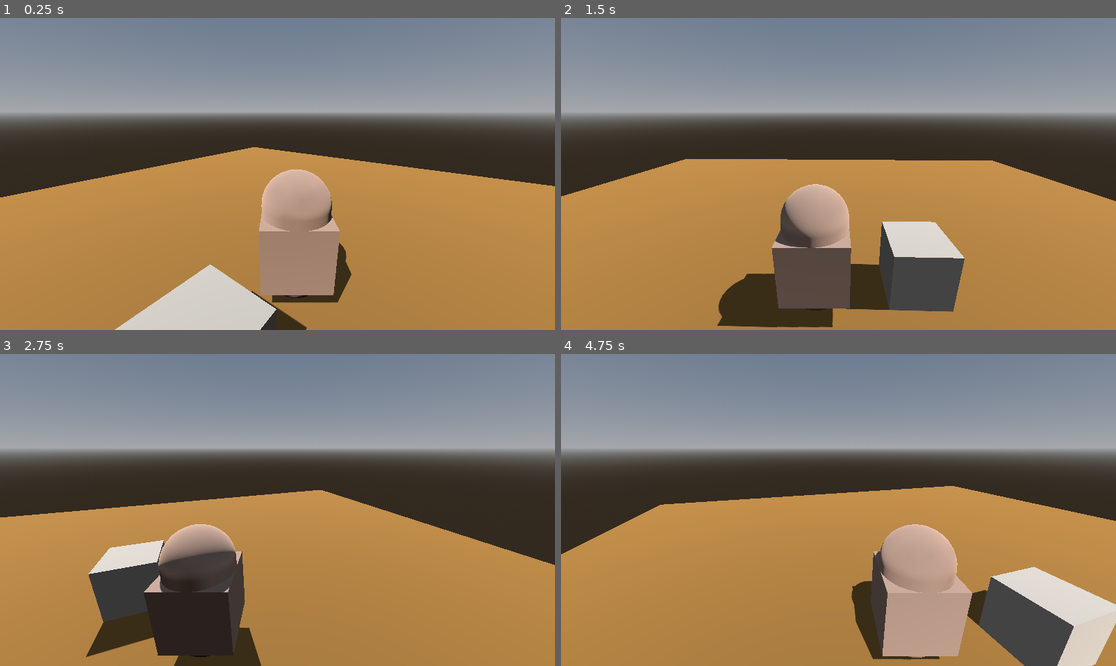
Above: before the commit, frames 1-4 (two rows, left to right).
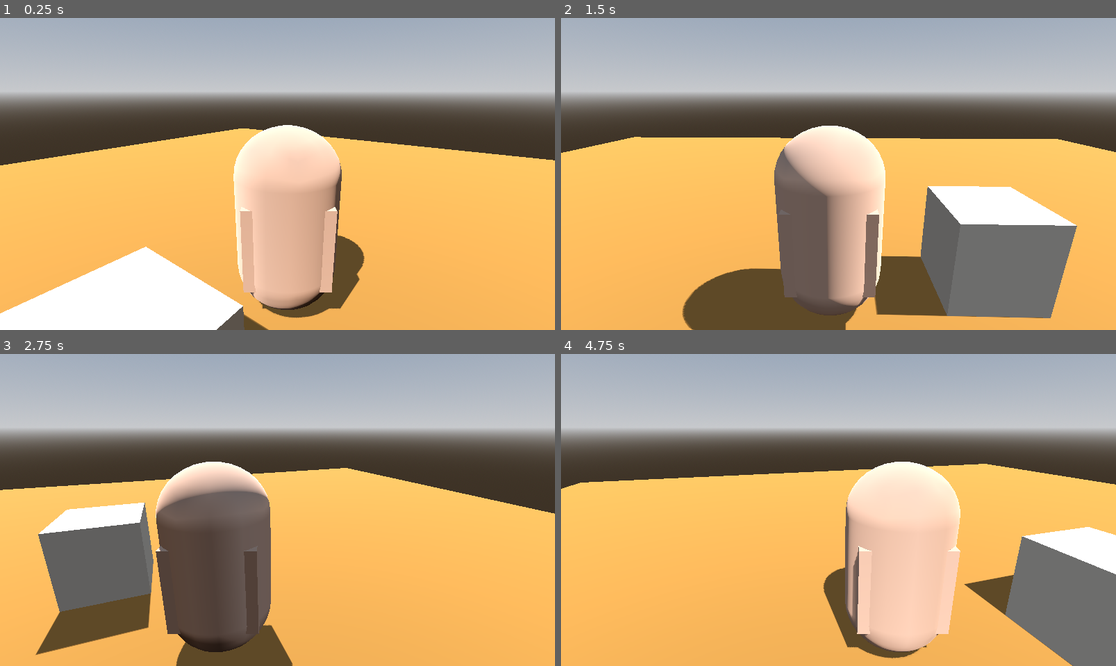
Above: after the commit, the same moments.

Repository: blendegames/SHR
Game: Godot game, scene res://main_test_scene.tscn
Same seed, same stepped clock (60 frames per second), same inputs: the game is played once before the commit and once after it.
Inputs:
- Up to frame 1 (0.25 s): no input
- Up to frame 2 (1.5 s): hold D (right) 0.53-1.28 s; hold S (down) from 1.28 s (still down)
- Up to frame 3 (2.75 s): release S (down) at 2.03 s; hold D (right) from 2.03 s (still down)
- Up to frame 4 (4.75 s): release D (right) at 2.78 s; hold W (up) 2.78-3.53 s; hold A (left) from 3.53 s (still down)

The runs differ from the first frame. In frame 1, 92% of the frame differs, in the area x 0-100%, y 0-100%; in frame 2, 92%; in frame 3, 90%; in frame 4, 94%.

Commit message:
Start of the camera system!
I was thinking of adding a virtual point that will change in rotation speed by itself. Idk if can just make the lerp system work better, but that would be by solution for now...

Diff:
--- a/Code/CameraCode.gd
+++ b/Code/CameraCode.gd
@@ -1,8 +1,14 @@
 extends Camera3D
+
+#This enum lists all the possible states the camera can be in.
+enum States {ROAD, SIDEWALK}
+
+#This variable keeps track of the camera's current state.
+var state: States = States.ROAD
 
 @export var PlayerBody : CharacterBody3D
 @export_range(1.0,10.0) var radius : float
-@export_range(1.0,20.0) var speed : float
+@export_range(1.0,20.0) var speed : float = 10.0
 
 const ZoffsetMax = 2.0
 
@@ -13,14 +19,18 @@
 
 # Called every frame. 'delta' is the elapsed time since the previous frame.
 func _physics_process(delta: float) -> void:
-	global_rotation.y = PlayerBody.global_rotation.y
-	global_rotation.x = PlayerBody.global_rotation.x - deg_to_rad(17.0)
-	global_rotation.z = PlayerBody.global_rotation.z
+	if state == States.ROAD:
+		global_rotation.y = PlayerBody.global_rotation.y
+		global_rotation.x = PlayerBody.global_rotation.x - deg_to_rad(17.0)
+		global_rotation.z = PlayerBody.global_rotation.z
 
-	var position_cam_x = radius * sin(PlayerBody.rotation.y)
-	var position_cam_z = radius * cos(PlayerBody.rotation.y)
+		var position_cam_x = radius * sin(PlayerBody.rotation.y)
+		var position_cam_z = radius * cos(PlayerBody.rotation.y)
 
-	#global_position.y = PlayerBody.global_position.y + 1.0
-	#global_position.x = PlayerBody.global_position.x + position_cam_x
-	#global_position.z = PlayerBody.global_position.z + position_cam_z
-	global_position = global_position.lerp(Vector3(PlayerBody.global_position.x + position_cam_x, PlayerBody.global_position.y + 2.0, PlayerBody.global_position.z + position_cam_z), delta * speed)
+		#global_position.y = PlayerBody.global_position.y + 1.0
+		#global_position.x = PlayerBody.global_position.x + position_cam_x
+		#global_position.z = PlayerBody.global_position.z + position_cam_z
+
+		global_position = global_position.lerp(Vector3(PlayerBody.global_position.x + position_cam_x, PlayerBody.global_position.y + 1.2, PlayerBody.global_position.z + position_cam_z), delta * speed)
+	elif state == States.SIDEWALK:
+		pass
--- a/Code/PlayerMovement.gd
+++ b/Code/PlayerMovement.gd
@@ -19,6 +19,7 @@
 	var direction := transform.basis * Vector3(0, 0, walk)
 
 	if direction:
+		#print(direction)
 		#It's important to keep x axis even if the z axis is the only axis that is modified, because it wouldn't be able to move in any other directions other than it's z axis??
 		velocity.x = direction.x * SPEED * delta
 		velocity.z = direction.z * SPEED * delta
@@ -27,7 +28,7 @@
 		velocity.x = move_toward(velocity.x, 0, SPEED)
 		velocity.z = move_toward(velocity.z, 0, SPEED)
 
-	if rot:
+	if rot >= 0.16 || rot <= -0.16:
 		rotate_object_local(Vector3(0,1,0), rot * ROT_SPEED * delta)
 		#print(DebugCamera.rotation_degrees)
 	else:
--- a/main_test_scene.tscn
+++ b/main_test_scene.tscn
@@ -21,17 +21,21 @@
 [sub_resource type="ConcavePolygonShape3D" id="ConcavePolygonShape3D_808s8"]
 data = PackedVector3Array(-0.5, 0.5, 0.5, 0.5, 0.5, 0.5, -0.5, -0.5, 0.5, 0.5, 0.5, 0.5, 0.5, -0.5, 0.5, -0.5, -0.5, 0. …(500 unchanged characters)…
 
-[sub_resource type="ProceduralSkyMaterial" id="ProceduralSkyMaterial_g8iyb"]
+[sub_resource type="ProceduralSkyMaterial" id="ProceduralSkyMaterial_mtg6t"]
 
-[sub_resource type="Sky" id="Sky_808s8"]
-sky_material = SubResource("ProceduralSkyMaterial_g8iyb")
+[sub_resource type="Sky" id="Sky_5cr4c"]
+sky_material = SubResource("ProceduralSkyMaterial_mtg6t")
 
 [sub_resource type="Environment" id="Environment_r5nid"]
 background_mode = 2
-sky = SubResource("Sky_808s8")
+sky = SubResource("Sky_5cr4c")
+reflected_light_source = 2
+tonemap_mode = 2
 ssao_enabled = true
 fog_density = 0.1344
-volumetric_fog_density = 0.3053
+volumetric_fog_enabled = true
+volumetric_fog_density = 0.2
+volumetric_fog_length = 20.0
 
 [sub_resource type="CapsuleShape3D" id="CapsuleShape3D_g8iyb"]
 
@@ -64,6 +68,13 @@
 [node name="CollisionShape3D" type="CollisionShape3D" parent="environment/Wall/StaticBody3D"]
 shape = SubResource("ConcavePolygonShape3D_808s8")
 
+[node name="OmniLight3D" type="OmniLight3D" parent="environment"]
+transform = Transform3D(1, 0, 0, 0, 1, 0, 0, 0, 1, 0, 1.7450438, 1.0954878)
+visible = false
+shadow_enabled = true
+shadow_bias = 0.05
+shadow_blur = 3.0
+
 [node name="Setup" type="Node3D" parent="."]
 transform = Transform3D(1, 0, 0, 0, 1, 0, 0, 0, 1, 0, 0.5010445, 0)
 
@@ -74,8 +85,7 @@
 transform = Transform3D(1, 0, 0, 0, 0.5716162, 0.82052106, 0, -0.82052106, 0.5716162, 0, 4.291278, 0)
 light_angular_distance = 0.5
 shadow_enabled = true
-shadow_bias = 0.03
-shadow_blur = 3.0
+shadow_blur = 2.5
 directional_shadow_blend_splits = true
 directional_shadow_fade_start = 1.0
 directional_shadow_max_distance = 20.0
@@ -88,19 +98,22 @@
 ROT_SPEED = 2.9
 
 [node name="CollisionShape3D" type="CollisionShape3D" parent="HMBody"]
+transform = Transform3D(1, 0, 0, 0, 0.915, 0, 0, 0, 1, 0, 0, 0)
 shape = SubResource("CapsuleShape3D_g8iyb")
 
 [node name="MeshInstance3D" type="MeshInstance3D" parent="HMBody"]
+transform = Transform3D(1, 0, 0, 0, 0.915, 0, 0, 0, 1, 0, 0, 0)
 material_override = ExtResource("3_g8iyb")
 mesh = SubResource("CapsuleMesh_808s8")
 
 [node name="CSGBox3D" type="CSGBox3D" parent="HMBody"]
 transform = Transform3D(1, 0, 0, 0, 1, 0, 0, 0, 1, 0, -0.13593602, 0)
 material_override = ExtResource("3_g8iyb")
+size = Vector3(0.8, 0.8, 0.8)
 
 [node name="Camera3D" type="Camera3D" parent="." node_paths=PackedStringArray("PlayerBody")]
 transform = Transform3D(1, 0, 0, 0, 0.95577246, 0.29410708, 0, -0.29410708, 0.95577246, 0, 2, 2)
+fov = 60.0
 script = ExtResource("7_5cr4c")
 PlayerBody = NodePath("../HMBody")
-radius = 3.0
-speed = 6.0
+radius = 2.5
--- a/project.godot
+++ b/project.godot
@@ -101,7 +101,6 @@
 [rendering]
 
 rendering_device/fallback_to_d3d12=false
-lights_and_shadows/directional_shadow/size=8192
 lights_and_shadows/directional_shadow/soft_shadow_filter_quality=3
-lights_and_shadows/positional_shadow/soft_shadow_filter_quality=4
+lights_and_shadows/positional_shadow/soft_shadow_filter_quality=3
 anti_aliasing/quality/screen_space_aa=2
